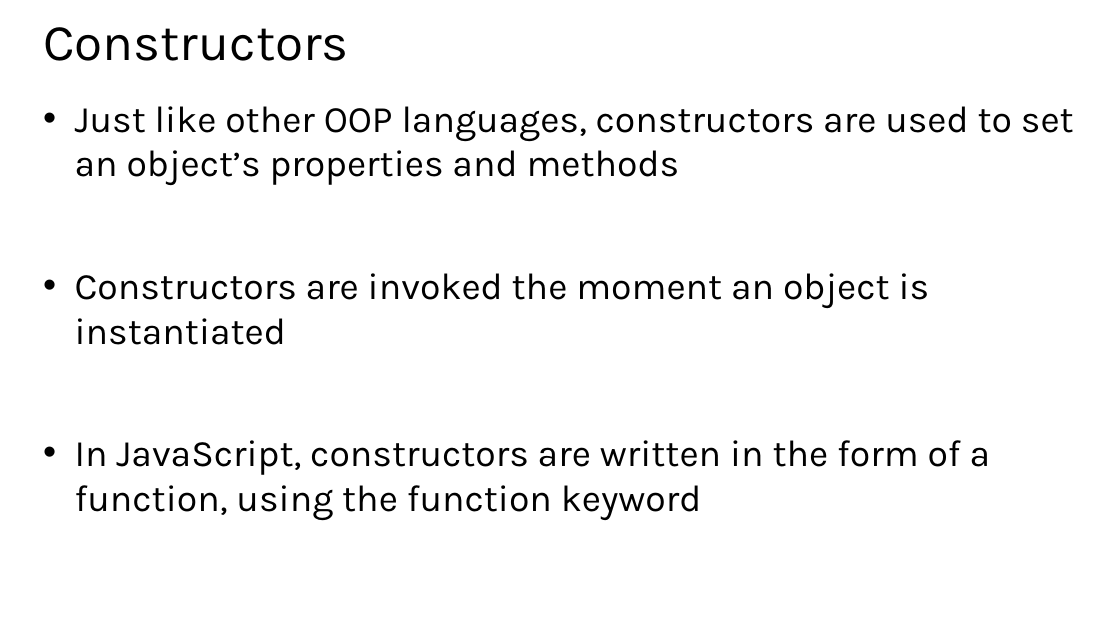
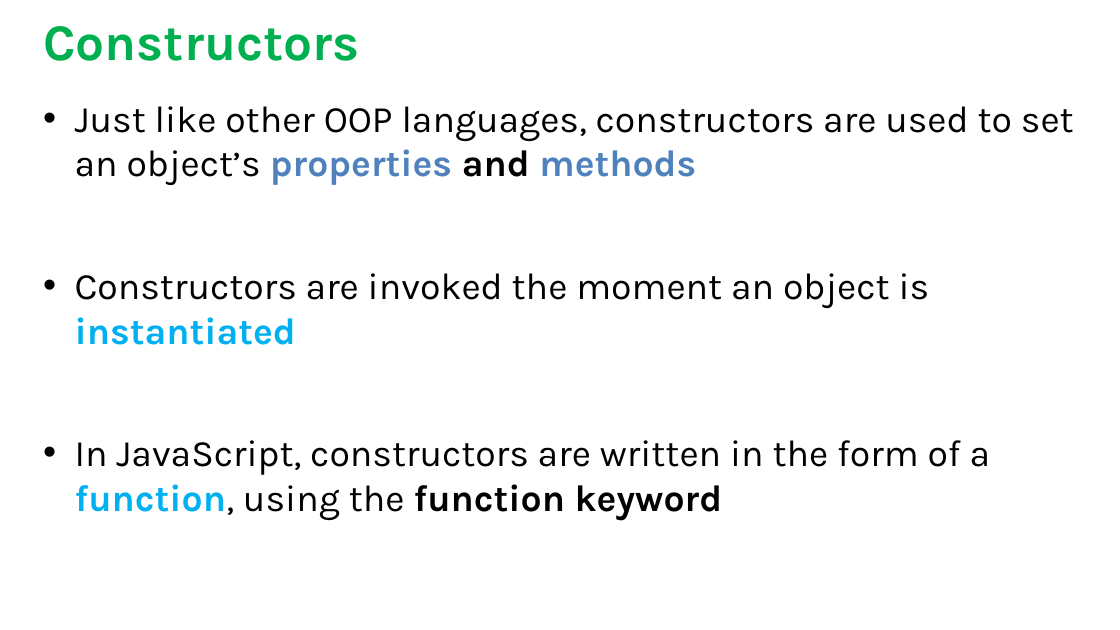
Before and after one commit to xgqfrms/MVA, a slide deck: slide 13 of 01面向有经验开发人员的 JavaScript 课程/MVA resource/02.pptx. Drawn at 1120x630 pixels with LibreOffice and Linux fonts; fonts in the diff are those of the drawing. Boxes give left, top, right and bottom in pixels: in the first picture for what was removed or moved away, otherwise in the second. Text is boxed around its words. In the diff, an @@ line names an element or a change of style, - is before the commit and + after.

```diff
--- a/01面向有经验开发人员的 JavaScript 课程/MVA resource/02.pptx
+++ b/01面向有经验开发人员的 JavaScript 课程/MVA resource/02.pptx
@@ title "Constructors" at (x1=43, y1=26, x2=360, y2=61): text colour #000000 to #00B050, bold on @@
@@ text "Just like other OOP languages, ..." at (x1=75, y1=106, x2=1074, y2=521): text colour #000000 to #4F81BD in "properties methods"; bold on in "properties and methods", "instantiated", "function, function keyword"; text colour #000000 to #00B0F0 in "instantiated", "function," @@
```
Also in this commit, not shown: 10 other slides changed, 4 other files.
